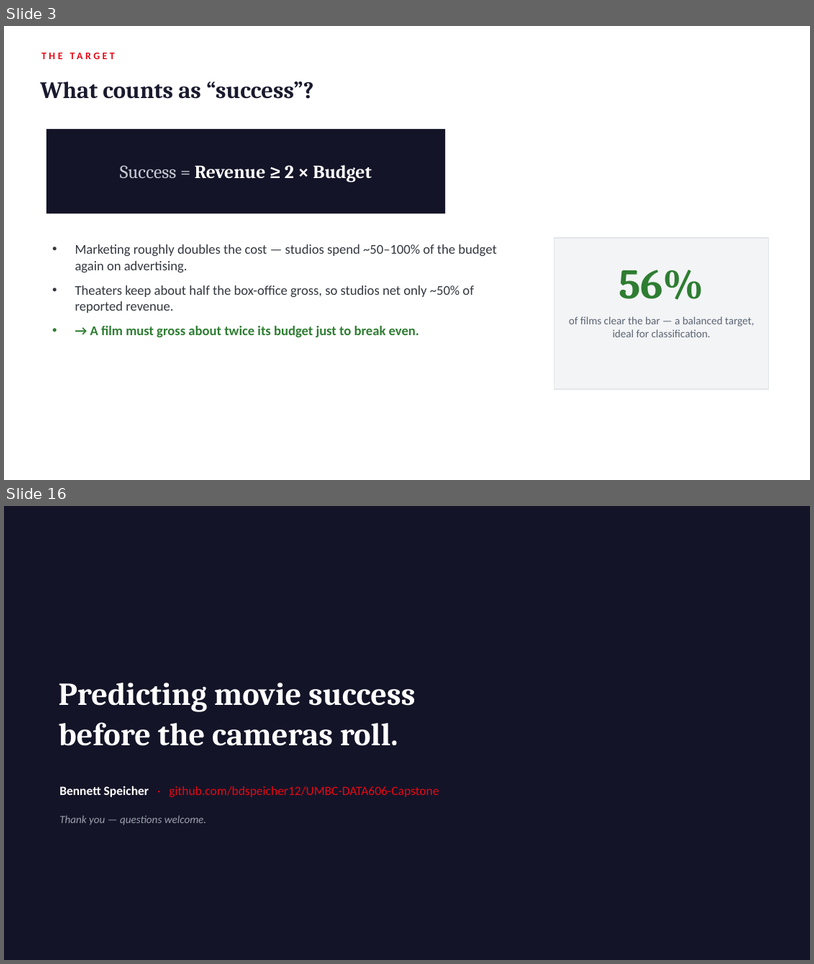
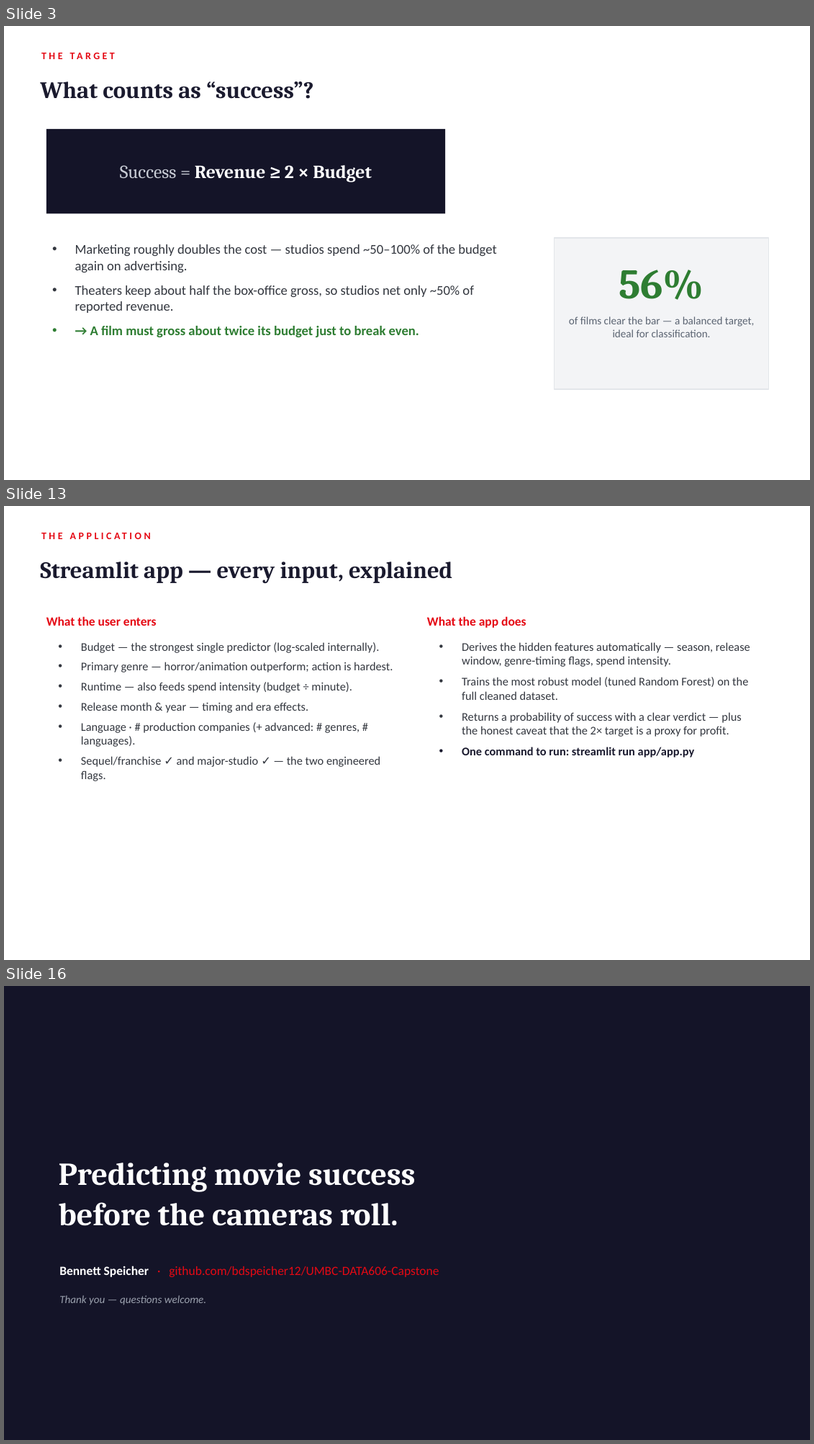
Before and after one commit to bdspeicher12/UMBC-DATA606-Capstone, a slide deck: docs/final_presentation.pptx. Shown one above the other, each under a label of ours: slides 3 and 16 before the commit, slides 3, 13 and 16 after it; the slides between them are not shown. The pictures are 814x964 and 814x1444 pixels, drawn with LibreOffice and Linux fonts; fonts in the diff are those of the drawing. Boxes give left, top, right and bottom in pixels: in the first picture for what was removed or moved away, otherwise in the second. Text is boxed around its words. In the diff, an @@ line names an element or a change of style, - is before the commit and + after.

```diff
--- a/docs/final_presentation.pptx
+++ b/docs/final_presentation.pptx
@@ slide 13 added at (x1=4, y1=506, x2=810, y2=960), background #FFFFFF @@
@@ text added at (x1=40, y1=561, x2=453, y2=583), 28 pt, text #1A1A2E, bold @@
+Streamlit app — every input, explained
@@ text added at (x1=46, y1=616, x2=157, y2=626), 15 pt, text #E50914, bold @@
+What the user enters
@@ text added at (x1=427, y1=616, x2=527, y2=628), 15 pt, text #E50914, bold @@
+What the app does
@@ text added at (x1=81, y1=642, x2=393, y2=781), 14 pt, text #33373F @@
+• Budget — the strongest single predictor (log-scaled internally).
+• Primary genre — horror/animation outperform; action is hardest.
+• Runtime — also feeds spend intensity (budget ÷ minute).
+• Release month & year — timing and era effects.
+• Language · # production companies (+ advanced: # genres, # languages).
+• Sequel/franchise ✓ and major-studio ✓ — the two engineered flags.
@@ text added at (x1=131, y1=642, x2=147, y2=651), 12 pt, text #E50914, bold @@
+THE APPLICATION
@@ text added at (x1=462, y1=642, x2=751, y2=757), 14 pt, text #33373F @@
+• Derives the hidden features automatically — season, release window, genre-timing flags, spend intensity.
+• Trains the most robust model (tuned Random Forest) on the full cleaned dataset.
+• Returns a probability of success with a clear verdict — plus the honest caveat that the 2× target is a proxy for profit.
+• One command to run: streamlit run app/app.py
```
Also in this commit, not shown: 9 slides changed, 3 other slides added, 4 slides removed, 2 other files.
